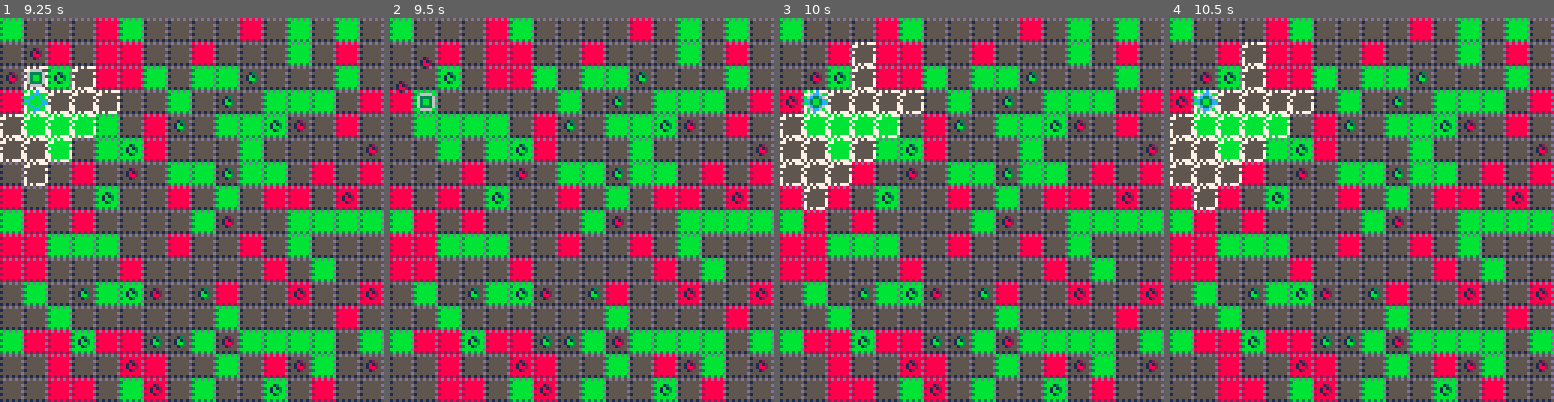
Above: before the commit, frames 1-4 (left to right).
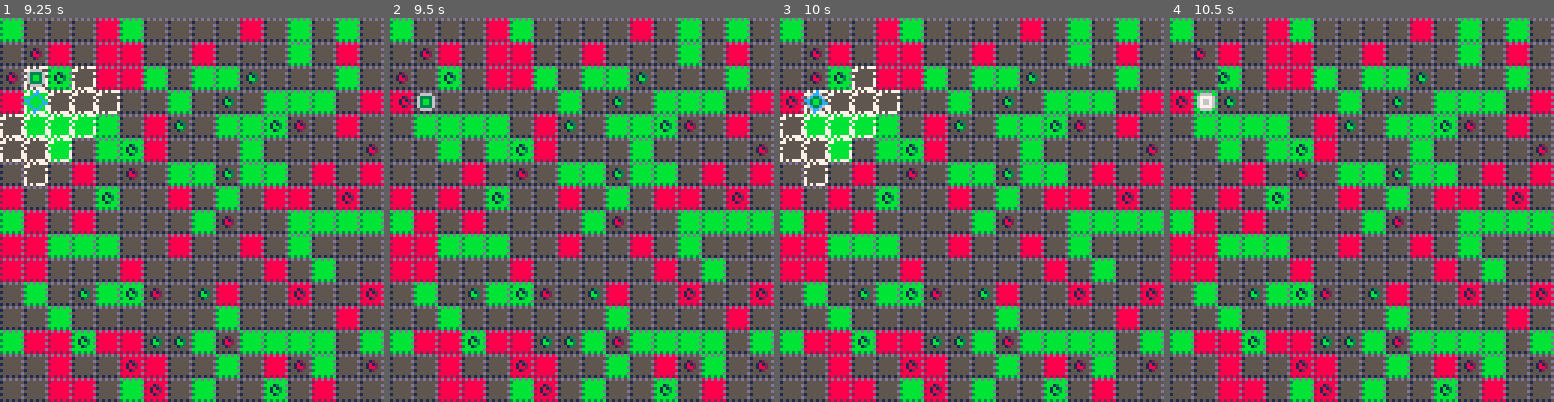
Above: after the commit, the same moments.

Repository: jcwilk/dv_prototype
Game: PICO-8 cartridge divproto.p8
Same seed, same stepped clock (60 frames per second), same inputs: the game is played once before the commit and once after it.
Inputs:
- Up to frame 1 (9.25 s): tap O (Z key) at 0.33, 0.7, 1.43, 2.22, 3.1, 3.98, 4.87, 5.75, 6.63, 7.52, 8.4 s; hold Left 1.97-2.37 s; hold Down 2.42-2.82 s; hold Right 2.87-3.53 s; hold Up 3.58-4.08 s; hold Right 4.13-4.53 s; hold Down 4.58-5.08 s; hold Left 5.13-5.8 s; hold Up 5.85-6.18 s; hold Left 6.23-6.63 s; hold Down 6.68-7.08 s; hold Right 7.13-7.8 s; hold Up 7.85-8.35 s; hold Right 8.4-8.8 s; hold Down from 8.85 s (still down)
- Up to frame 2 (9.5 s): tap O (Z key) at 9.28 s; release Down at 9.35 s; hold Left from 9.4 s (still down)
- Up to frame 3 (10 s): keep holding Left
- Up to frame 4 (10.5 s): release Left at 10.07 s; hold Up 10.12-10.45 s; tap O (Z key) at 10.17 s

Frame 1 is identical in both runs. In frame 2, 0.4% of the frame differs, in the area x 1-13%, y 7-25%; in frame 3, 1.0%; in frame 4, 2.8%, in the area x 0-38%, y 6-50%.

Commit message:
Make player able to accumulate color

Diff:
--- a/divproto.p8
+++ b/divproto.p8
@@ -173,7 +173,7 @@
 function highlight_moves()
  local max_path=2
  if player.col!=0 then
-  max_path=4
+  max_path=5-player.count
  end
  highlighted_moves=get_path_moves(player,mobs.get_all_coords(),max_path)
  foreach(highlighted_moves,function(move)
@@ -292,25 +292,29 @@
   return
  end
 
- if player.col == 0 then
-  sfx(0)
-  player.col = tile.col
-  tile.col = 0
-  local spawn_col=cola1
-  if player.col == cola1 then
-   spawn_col=colb1
-  end
-  spawn_around(player.x,player.y,spawn_col)
-  return
- end
-
  if tile.col == 0 then
   sfx(1)
   tile.col = player.col
   player.col = 0
   spawn_around(player.x,player.y,tile.col)
+  player.count=1
   return
  end
+
+ if player.col == 0 then
+  player.col = tile.col
+  player.count = 1
+ else
+  player.count+= 1
+ end
+
+ sfx(0)
+ tile.col = 0
+ local spawn_col=cola1
+ if player.col == cola1 then
+  spawn_col=colb1
+ end
+ spawn_around(player.x,player.y,spawn_col)
 end
 
 function spawn_around(x,y,col)
@@ -328,6 +332,10 @@
   add(shuffled,spot)
  end
  local spawn_left=1
+ if player.col == 0 then
+  spawn_left=player.count
+ end
+
  local shuffled2={}
  local mob
  for i=1,#shuffled do
